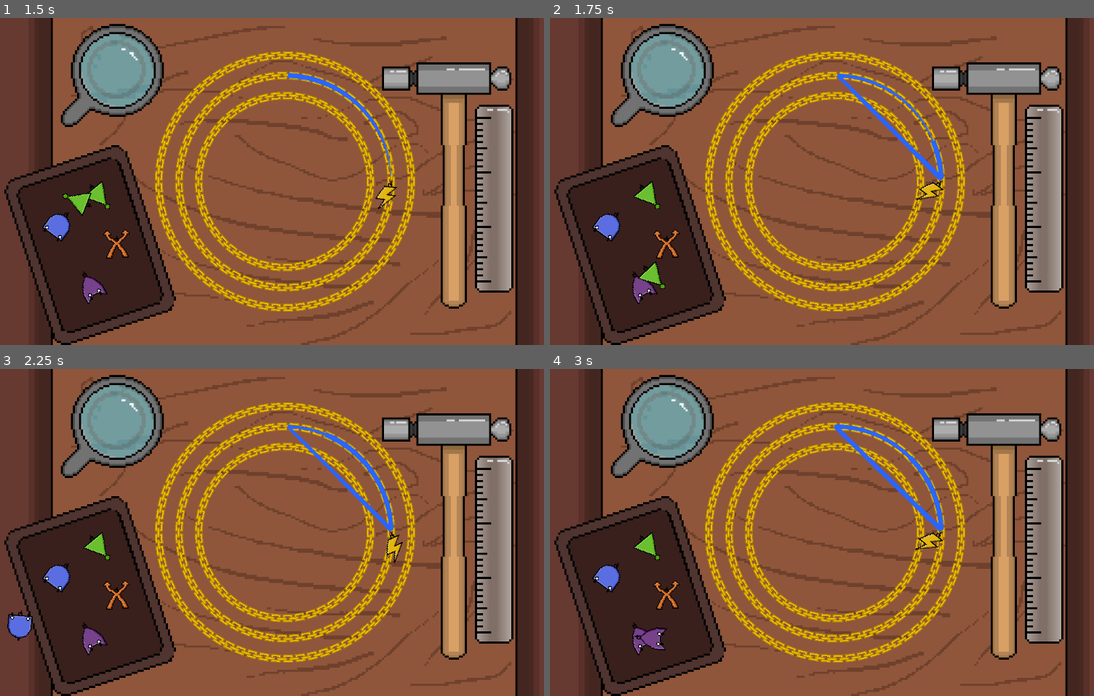
Above: before the commit, frames 1-4 (two rows, left to right).
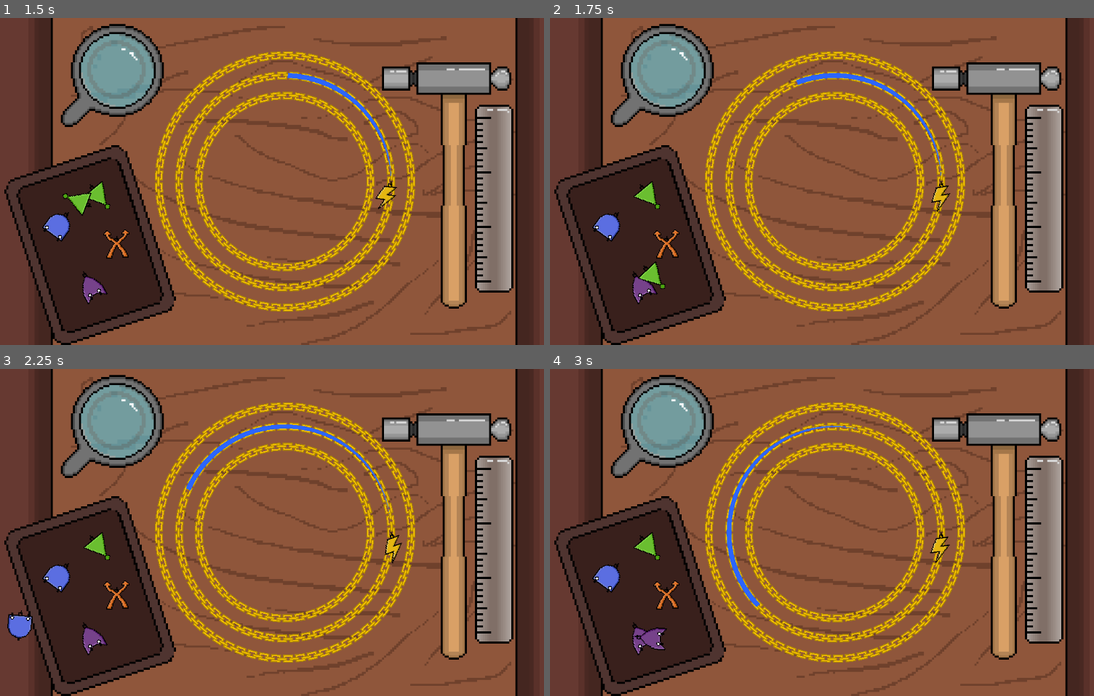
Above: after the commit, the same moments.

Repository: triangle-int/logi-charm
Game: Godot game, scene res://scenes/game.tscn
Same seed, same stepped clock (60 frames per second), same inputs: the game is played once before the commit and once after it.
Inputs (mouse positions are in pixels of both pictures, inside the frame that each line leads up to):
- Up to frame 1 (1.5 s): tap Enter (ui_accept) at 0.5 s; drag from (397, 197) to (97, 197) at 0.52 s; drag from (97, 197) to (92, 286) at 1.27 s
- Up to frame 2 (1.75 s): no input
- Up to frame 3 (2.25 s): move the mouse to (59, 575) at 2.02 s; click (59, 575) at 2.17 s
- Up to frame 4 (3 s): drag from (642, 637) to (658, 483) at 2.77 s

Frame 1 is identical in both runs. In frame 2, 1.0% of the frame differs, in the area x 45-74%, y 16-60%; in frame 3, 1.1%; in frame 4, 1.7%, in the area x 32-74%, y 16-73%.

Commit message:
Fixed zero or negative time

Diff:
--- a/scripts/signal_manager.gd
+++ b/scripts/signal_manager.gd
@@ -50,7 +50,10 @@
 	signal_out.emit(index, high, start_angle, end_angle)
 
 	var timer = Timer.new()
-	timer.wait_time = (end_angle - start_angle) / SIGNAL_SPEED
+	var move_angle = (end_angle - start_angle)
+	if move_angle <= 0:
+		move_angle += TAU
+	timer.wait_time = move_angle / SIGNAL_SPEED
 	timer.one_shot = true
 	timer.timeout.connect(
 		func ():
